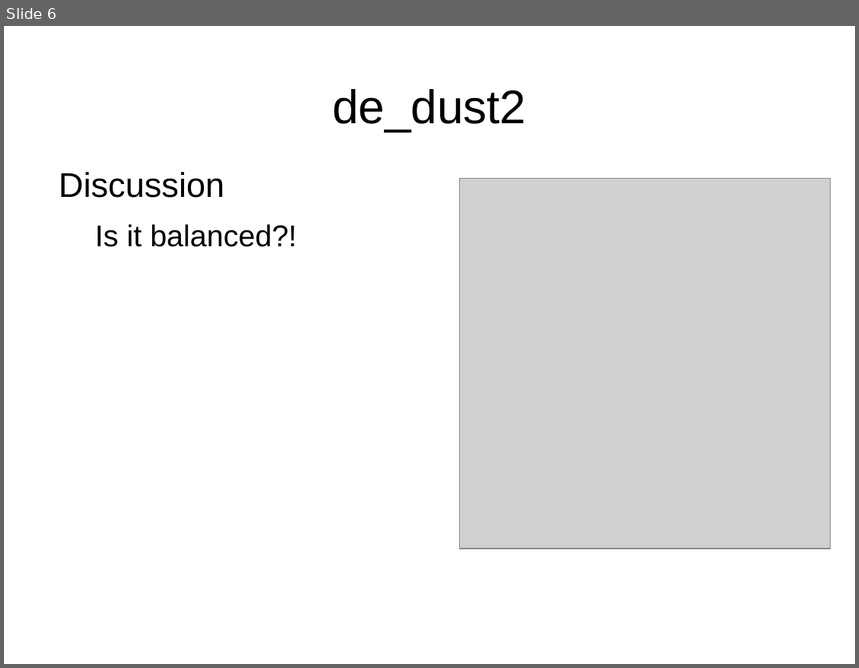
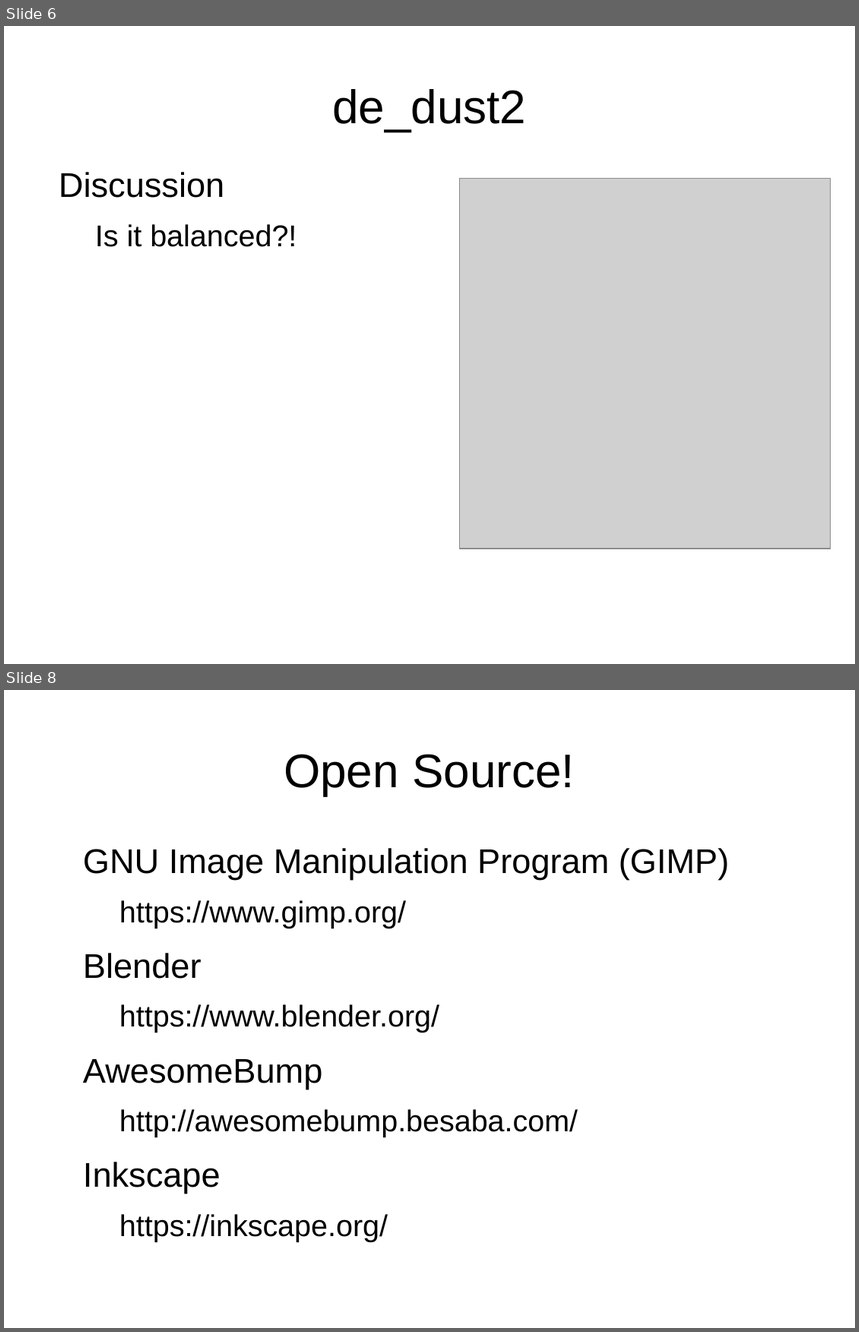
Before and after one commit to maxmurder/GA502-LevelDesignII, a slide deck: GA502-Session1.odp. Shown one above the other, each under a label of ours: slide 6 before the commit, slides 6 and 8 after it; the slides between them are not shown. The pictures are 859x668 and 859x1332 pixels, drawn with LibreOffice and Linux fonts; fonts in the diff are those of the drawing; grey boxes stand for pictures. Boxes give left, top, right and bottom in pixels: in the first picture for what was removed or moved away, otherwise in the second. Text is boxed around its words. In the diff, an @@ line names an element or a change of style, - is before the commit and + after.

```diff
--- a/GA502-Session1.odp
+++ b/GA502-Session1.odp
@@ slide 8 added at bbox=[4, 690, 855, 1328], background #FFFFFF @@
@@ title added at bbox=[284, 754, 575, 796], 44 pt, text #000000 @@
+Open Source!
@@ text added at bbox=[83, 848, 729, 1242], 28 pt, text #000000 @@
+GNU Image Manipulation Program (GIMP)
+  https://www.gimp.org/
+Blender
+  https://www.blender.org/
+AwesomeBump
+  http://awesomebump.besaba.com/
+Inkscape
+  https://inkscape.org/
```
Also in this commit, not shown: 1 slide changed, 2 other files.
